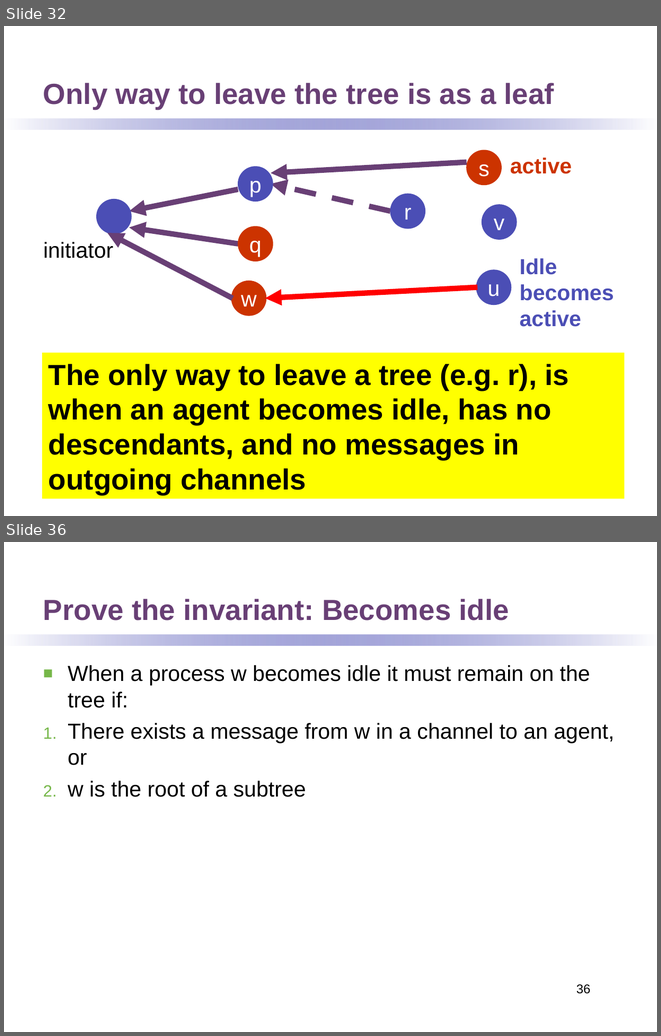
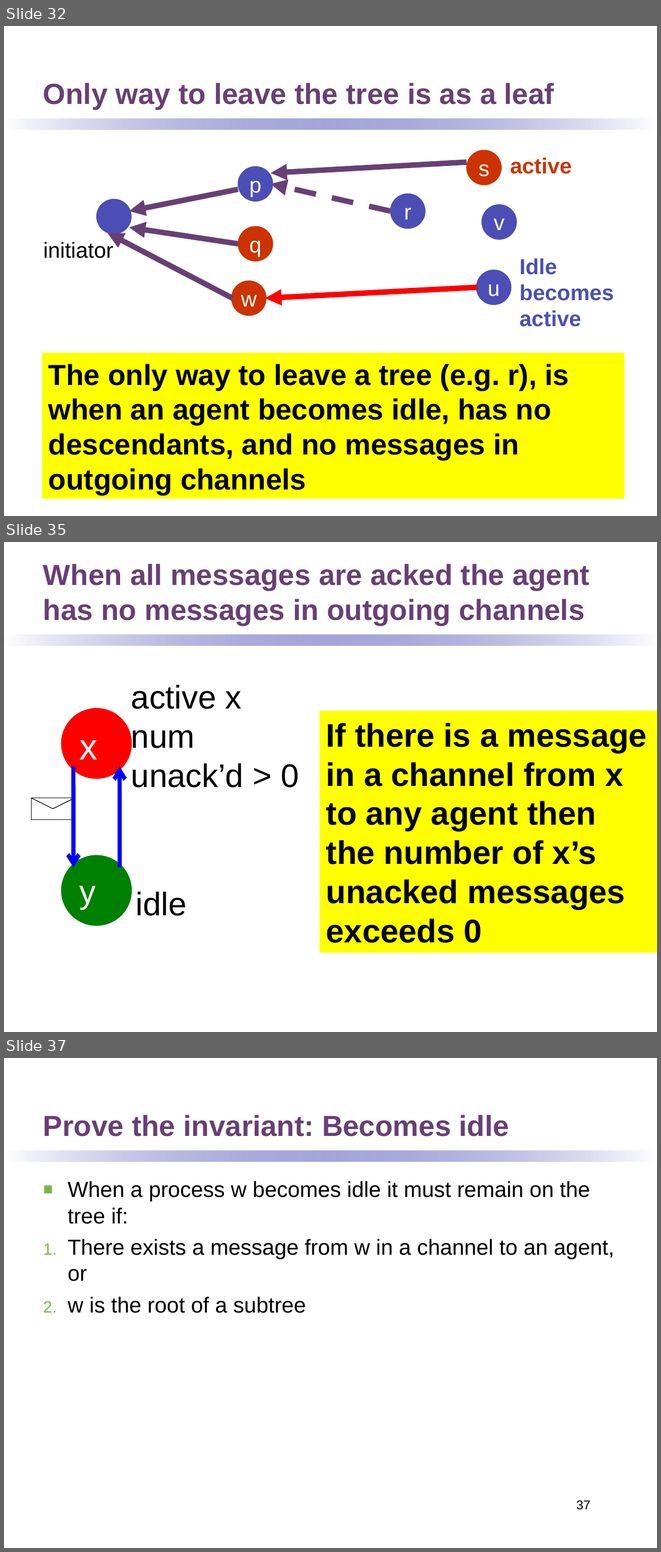
Before and after one commit to kmchandy/kmchandy.github.io, a slide deck: DiffusingComputations/DiffusingComputations.ppt. Shown one above the other, each under a label of ours: slides 32 and 36 before the commit, slides 32, 35 and 37 after it; the slides between them are not shown. The pictures are 661x1036 and 661x1552 pixels, drawn with LibreOffice and Linux fonts; fonts in the diff are those of the drawing. Boxes give left, top, right and bottom in pixels: in the first picture for what was removed or moved away, otherwise in the second. Text is boxed around its words. In the diff, an @@ line names an element or a change of style, - is before the commit and + after.

```diff
--- a/DiffusingComputations/DiffusingComputations.ppt
+++ b/DiffusingComputations/DiffusingComputations.ppt
@@ slide 35 added at <box>4,542,657,1032</box>, background #FFFFFF; not listed: 1 template element that a slide beside it also shows @@
@@ title added at <box>43,564,590,625</box>, 32 pt, text #683F75, bold @@
+When all messages are acked the agent has no messages in outgoing channels
@@ text added at <box>131,685,299,787</box>, 36 pt, text #000000 @@
+active x
+num
+unack’d > 0
@@ ellipse added at <box>64,711,130,776</box>, fill #FF0000, outline #FF0000 6.01 pt, 40 pt, text #FFFFFF @@
+x
@@ rectangle added at <box>319,711,657,952</box>, fill #FFFF00, 36 pt, text #000000, bold @@
+If there is a message in a channel from x to any agent then the number of x’s unacked messages exceeds 0
@@ arrow added from (73, 767) to (73, 867), #0000FF 4.51 pt @@
@@ arrow added from (120, 867) to (120, 767), #0000FF 4.51 pt @@
@@ rectangle added at <box>32,798,75,820</box>, outline #000000 0.74 pt @@
@@ line added from (32, 798) to (53, 809), #000000 0.74 pt @@
@@ line added from (53, 809) to (74, 798), #000000 0.74 pt @@
@@ ellipse added at <box>64,857,130,923</box>, fill #008000, outline #008000 6.01 pt, 36 pt, text #FFFFFF @@
+y
@@ text added at <box>136,891,187,916</box>, 36 pt, text #000000 @@
+idle
@@ what was slide 36 is now slide 37 @@
@@ page number at <box>576,1500,591,1510</box>: text changed @@
-36
+37
```
Also in this commit, not shown: 7 slides changed, 20 other files.
